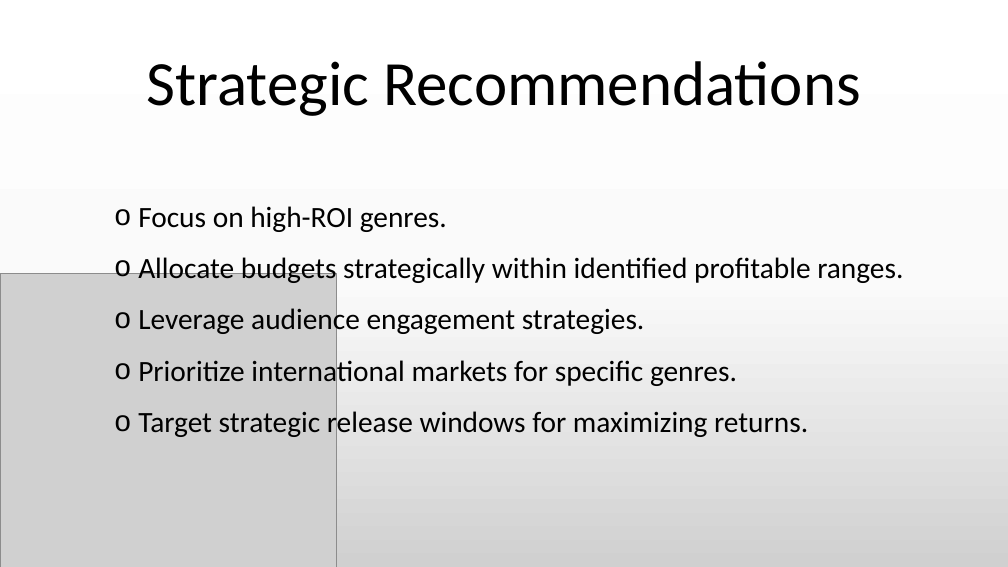
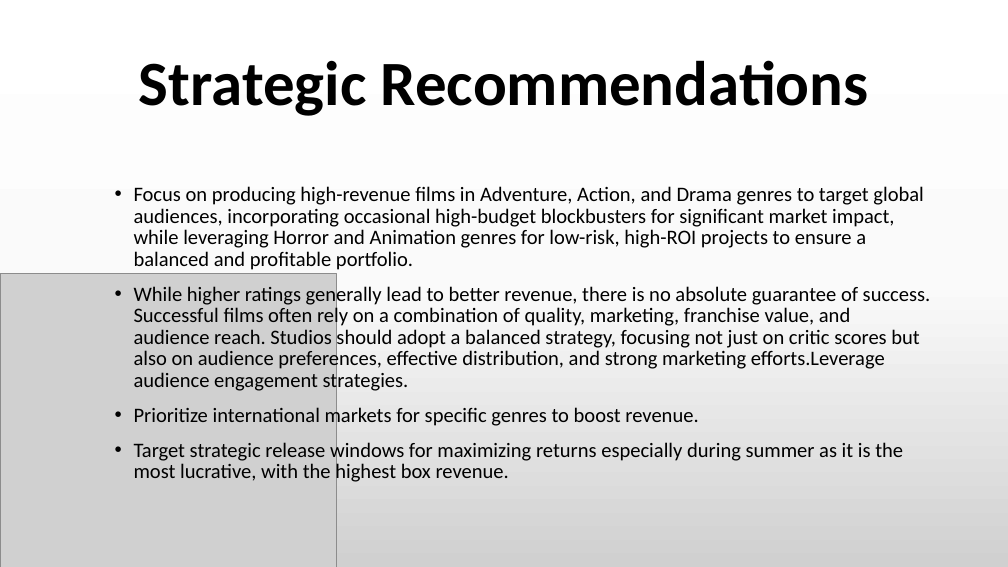
Before and after one commit to Day-hue/phase-2-project, a slide deck: slide 12 of Strategic Insights for Film Studio Success.pptm. Drawn at 1008x567 pixels with LibreOffice and Linux fonts; fonts in the diff are those of the drawing; grey boxes stand for pictures. Boxes give left, top, right and bottom in pixels: in the first picture for what was removed or moved away, otherwise in the second. Text is boxed around its words. In the diff, an @@ line names an element or a change of style, - is before the commit and + after.

```diff
--- a/Strategic Insights for Film Studio Success.pptm
+++ b/Strategic Insights for Film Studio Success.pptm
@@ title "Strategic Recommendations" at (139,60,869,116): bold on @@
@@ text at (134,186,931,484): text changed; size 28 to 19.6 pt @@
-  o Focus on high-ROI genres.
-  o Allocate budgets strategically within identified profitable ranges.
-  o Leverage audience engagement strategies.
-  o Prioritize international markets for specific genres.
-  o Target strategic release windows for maximizing returns.
+  • Focus on producing high-revenue films in Adventure, Action, and Drama genres to target global audiences, incorporating occasional high-budget blockbusters for significant market impact, while leveraging Horror and Animation genres for low-risk, high-ROI projects to ensure a balanced and profitable portfolio.
+  • While higher ratings generally lead to better revenue, there is no absolute guarantee of success. Successful films often rely on a combination of quality, marketing, franchise value, and audience reach. Studios should adopt a balanced strategy, focusing not just on critic scores but also on audience preferences, effective distribution, and strong marketing efforts.Leverage audience engagement strategies.
+  • Prioritize international markets for specific genres to boost revenue.
+  • Target strategic release windows for maximizing returns especially during summer as it is the most lucrative, with the highest box revenue.
```
Also in this commit, not shown: 5 other slides changed, 3 other files.
